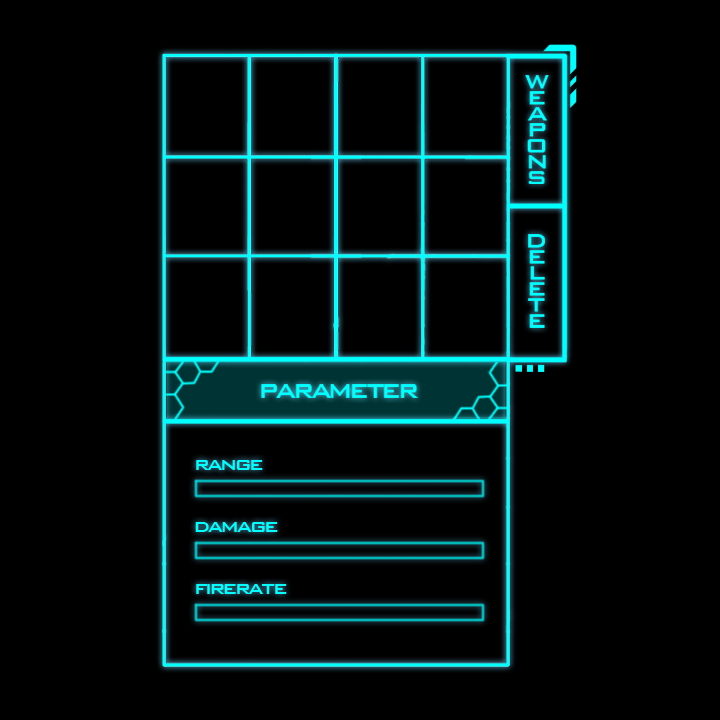
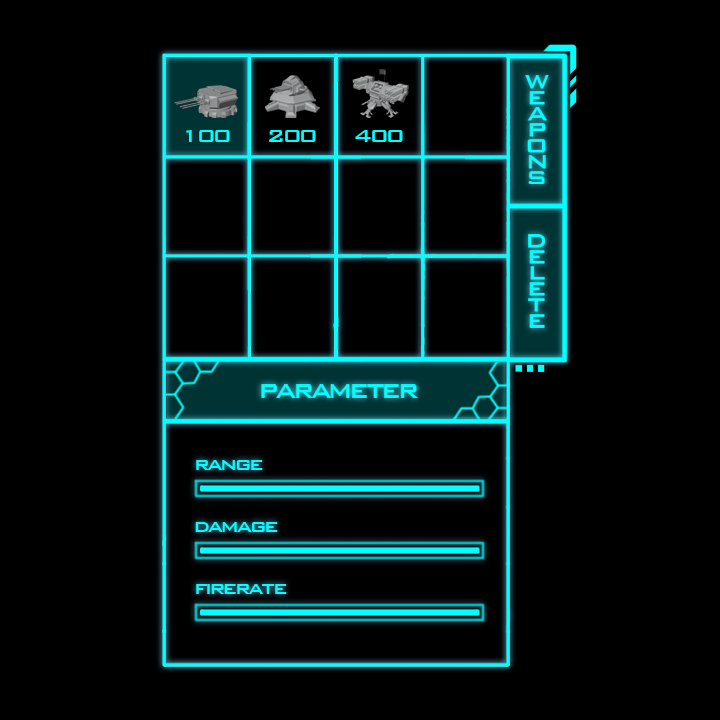
Before/after of a w=720, h=720 layered artwork. What changed in the layer stack:
added layer "パラメーターバー中身 renge" in group "パラメーター" over [199, 484, 480, 492]
added layer "パラメーターバー中身 damage" in group "パラメーター" over [199, 546, 480, 554]
added layer "パラメーターバー中身 firerate" in group "パラメーター" over [199, 608, 480, 616]
showed "RocketTurret" over [352, 69, 409, 118]
showed "400" over [355, 130, 403, 142]
showed "LaserTurret" over [265, 75, 320, 118]
showed "200" over [269, 130, 316, 142]
showed "DualGunTurret" over [174, 85, 238, 118]
showed "100" over [186, 130, 230, 142]
showed "Turret背景" over [162, 53, 251, 158]
showed "delete背景" over [510, 208, 562, 357]
showed "weapons背景" over [510, 59, 562, 203]
showed "UI" over [162, 53, 562, 616]
